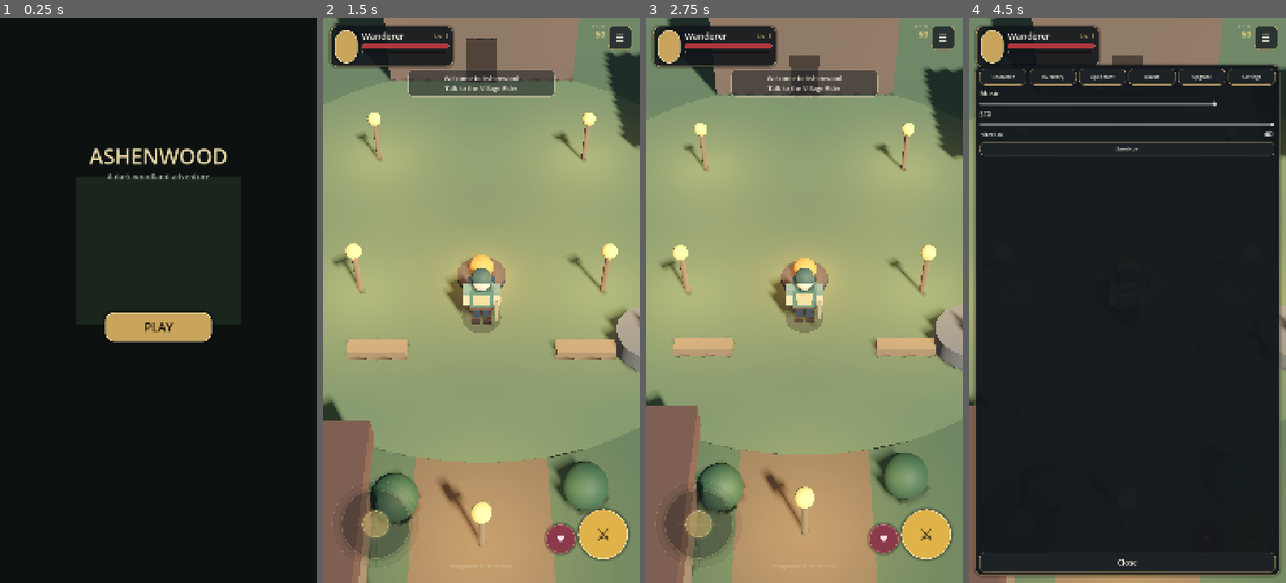
Above: before the commit, frames 1-4 (left to right).
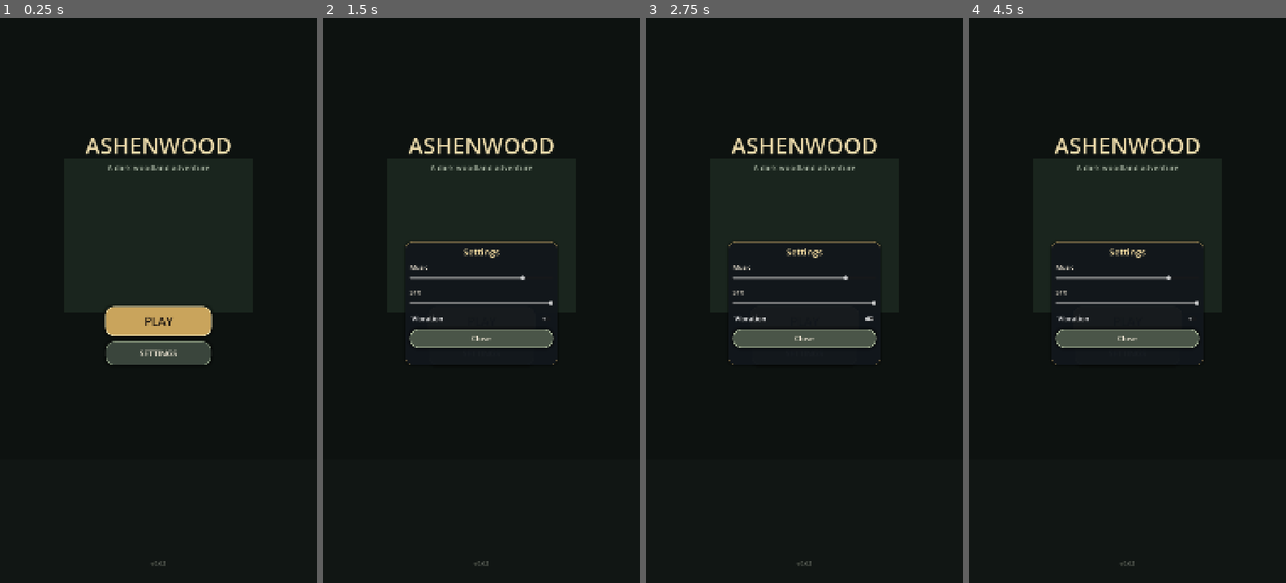
Above: after the commit, the same moments.

Repository: robb-devo/ashenwood
Game: Godot game, scene res://scenes/ui/title_screen.tscn
The game is run twice, just before and just after one commit, with the same random seed, the same clock (stepped at 60 frames per second) and the same inputs.
Inputs (mouse positions are in pixels of both pictures, inside the frame that each line leads up to):
- Up to frame 1 (0.25 s): no input
- Up to frame 2 (1.5 s): click (481, 351) at 0.5 s, where only the run after the commit has a clickable "SETTINGS"; click (481, 317) at 1.25 s, where only the run after the commit has a clickable "Vibration"
- Up to frame 3 (2.75 s): click (804, 323) at 2 s, where only the run after the commit has a clickable "PLAY"
- Up to frame 4 (4.5 s): click (1127, 323) at 2.75 s, where only the run after the commit has a clickable "PLAY"; click (1266, 40) at 3.5 s, where only the run before the commit has a clickable "☰"; click (1251, 74) at 4.25 s, where only the run before the commit has a clickable "Settings"

The runs differ from the first frame. In frame 1, 4.0% of the frame differs, in the area x 27-73%, y 21-97%; in frame 2, 98%; in frame 3, 98%, in the area x 0-100%, y 0-100%; in frame 4, 18%.

Commit message:
Polish v0.6.2: title settings and zone atmosphere.
Adds title Settings (music/SFX/vibration), cemetery/forest mood lighting, and extra auto-save triggers.

Diff:
--- a/autoload/save_service.gd
+++ b/autoload/save_service.gd
@@ -13,6 +13,8 @@
 	EventBus.player_leveled_up.connect(func(_l): save_game())
 	EventBus.quest_completed.connect(func(_q): save_game())
 	EventBus.equipment_changed.connect(func(): save_game())
+	EventBus.player_gold_changed.connect(func(_g): save_game())
+	EventBus.boss_defeated.connect(func(_id): save_game())
 	load_game()
 
 
--- a/project.godot
+++ b/project.godot
@@ -8,7 +8,7 @@
 
 config/name="Ashenwood"
 config/description="A dark fantasy mobile action RPG vertical slice set in Ashenwood village."
-config/version="0.6.1"
+config/version="0.6.2"
 config/tags=PackedStringArray("rpg", "mobile", "android", "action")
 run/main_scene="res://scenes/ui/title_screen.tscn"
 config/features=PackedStringArray("4.7", "Mobile")
--- a/scripts/player/player_controller.gd
+++ b/scripts/player/player_controller.gd
@@ -297,7 +297,21 @@
 	match _zone:
 		&"forest":
 			AudioService.play_music(&"forest_ambient")
+			_set_world_mood(Color(0.16, 0.2, 0.18), 0.007, Color(0.85, 0.95, 0.88), 0.95)
 		&"cemetery":
 			AudioService.play_music(&"cemetery_ambient")
+			_set_world_mood(Color(0.1, 0.11, 0.14), 0.012, Color(0.7, 0.78, 0.95), 0.85)
 		_:
 			AudioService.play_music(&"village_ambient")
+			_set_world_mood(Color(0.12, 0.14, 0.16), 0.0055, Color(1.0, 0.93, 0.82), 1.15)
+
+
+func _set_world_mood(bg: Color, fog_density: float, sun_color: Color, sun_energy: float) -> void:
+	var env_node := get_tree().current_scene.get_node_or_null("WorldEnvironment") as WorldEnvironment
+	if env_node and env_node.environment:
+		env_node.environment.background_color = bg
+		env_node.environment.fog_density = fog_density
+	var sun := get_tree().current_scene.get_node_or_null("Sun") as DirectionalLight3D
+	if sun:
+		sun.light_color = sun_color
+		sun.light_energy = sun_energy
--- a/scripts/ui/title_screen.gd
+++ b/scripts/ui/title_screen.gd
@@ -1,5 +1,9 @@
 extends Control
 ## Polished title screen → loads main game.
+
+const UiThemeScript = preload("res://scripts/ui/ui_theme.gd")
+
+var _settings_panel: Control
 
 
 func _ready() -> void:
@@ -13,24 +17,31 @@
 	bg.color = Color("0d1210")
 	add_child(bg)
 
+	# Soft atmospheric gradient blocks
 	var glow := ColorRect.new()
 	glow.set_anchors_preset(Control.PRESET_CENTER)
-	glow.offset_left = -280
-	glow.offset_top = -420
-	glow.offset_right = 280
-	glow.offset_bottom = 80
-	glow.color = Color(0.2, 0.28, 0.22, 0.35)
+	glow.offset_left = -320
+	glow.offset_top = -480
+	glow.offset_right = 320
+	glow.offset_bottom = 40
+	glow.color = Color(0.18, 0.26, 0.2, 0.4)
 	add_child(glow)
+
+	var mist := ColorRect.new()
+	mist.set_anchors_preset(Control.PRESET_BOTTOM_WIDE)
+	mist.offset_top = -420
+	mist.color = Color(0.08, 0.1, 0.09, 0.55)
+	add_child(mist)
 
 	var title := Label.new()
 	title.text = "ASHENWOOD"
 	title.horizontal_alignment = HORIZONTAL_ALIGNMENT_CENTER
 	title.set_anchors_preset(Control.PRESET_CENTER_TOP)
 	title.offset_left = -400
-	title.offset_top = 420
+	title.offset_top = 380
 	title.offset_right = 400
-	title.offset_bottom = 520
-	title.add_theme_font_size_override("font_size", 72)
+	title.offset_bottom = 480
+	title.add_theme_font_size_override("font_size", 76)
 	title.add_theme_color_override("font_color", Color("e8d7a8"))
 	add_child(title)
 
@@ -39,9 +50,9 @@
 	sub.horizontal_alignment = HORIZONTAL_ALIGNMENT_CENTER
 	sub.set_anchors_preset(Control.PRESET_CENTER_TOP)
 	sub.offset_left = -400
-	sub.offset_top = 520
+	sub.offset_top = 490
 	sub.offset_right = 400
-	sub.offset_bottom = 570
+	sub.offset_bottom = 540
 	sub.add_theme_font_size_override("font_size", 26)
 	sub.add_theme_color_override("font_color", Color(0.75, 0.8, 0.72, 0.8))
 	add_child(sub)
@@ -50,23 +61,110 @@
 	play.text = "PLAY"
 	play.set_anchors_preset(Control.PRESET_CENTER)
 	play.offset_left = -180
-	play.offset_top = 40
+	play.offset_top = 20
 	play.offset_right = 180
-	play.offset_bottom = 140
+	play.offset_bottom = 120
 	play.add_theme_font_size_override("font_size", 40)
-	_style_cta(play)
+	_style_cta(play, Color("c9a45c"), Color("f2e3b0"))
 	play.pressed.connect(_on_play)
 	add_child(play)
+
+	var settings := Button.new()
+	settings.text = "SETTINGS"
+	settings.set_anchors_preset(Control.PRESET_CENTER)
+	settings.offset_left = -180
+	settings.offset_top = 140
+	settings.offset_right = 180
+	settings.offset_bottom = 220
+	settings.add_theme_font_size_override("font_size", 28)
+	_style_cta(settings, Color("3a453c"), Color("8a9a80"))
+	settings.add_theme_color_override("font_color", Color("efe6d4"))
+	settings.pressed.connect(_toggle_settings)
+	add_child(settings)
+
+	var ver := Label.new()
+	ver.text = "v%s" % ProjectSettings.get_setting("application/config/version", "0.6")
+	ver.horizontal_alignment = HORIZONTAL_ALIGNMENT_CENTER
+	ver.set_anchors_preset(Control.PRESET_CENTER_BOTTOM)
+	ver.offset_left = -100
+	ver.offset_top = -80
+	ver.offset_right = 100
+	ver.offset_bottom = -40
+	ver.add_theme_font_size_override("font_size", 18)
+	ver.add_theme_color_override("font_color", Color(0.7, 0.72, 0.65, 0.5))
+	add_child(ver)
 
 	var tw := create_tween().set_loops()
 	tw.tween_property(play, "scale", Vector2(1.03, 1.03), 0.9).set_trans(Tween.TRANS_SINE)
 	tw.tween_property(play, "scale", Vector2.ONE, 0.9).set_trans(Tween.TRANS_SINE)
 
+	_build_settings()
 
-func _style_cta(btn: Button) -> void:
+
+func _build_settings() -> void:
+	_settings_panel = PanelContainer.new()
+	_settings_panel.visible = false
+	_settings_panel.set_anchors_preset(Control.PRESET_CENTER)
+	_settings_panel.offset_left = -260
+	_settings_panel.offset_top = -200
+	_settings_panel.offset_right = 260
+	_settings_panel.offset_bottom = 220
+	_settings_panel.add_theme_stylebox_override("panel", UiThemeScript.panel_dark(24, 0.95))
+	add_child(_settings_panel)
+	var v := VBoxContainer.new()
+	v.add_theme_constant_override("separation", 14)
+	_settings_panel.add_child(v)
+	var h := Label.new()
+	h.text = "Settings"
+	h.horizontal_alignment = HORIZONTAL_ALIGNMENT_CENTER
+	h.add_theme_font_size_override("font_size", 32)
+	h.add_theme_color_override("font_color", Color("ffe6a8"))
+	v.add_child(h)
+	_add_slider(v, "Music", AudioService.music_volume, func(val): AudioService.set_music_volume(val))
+	_add_slider(v, "SFX", AudioService.sfx_volume, func(val): AudioService.set_sfx_volume(val))
+	var vib := CheckButton.new()
+	vib.text = "Vibration"
+	vib.button_pressed = AudioService.vibration_enabled
+	vib.add_theme_font_size_override("font_size", 24)
+	vib.toggled.connect(func(on): AudioService.set_vibration_enabled(on))
+	v.add_child(vib)
+	var close := Button.new()
+	close.text = "Close"
+	close.custom_minimum_size = Vector2(0, 64)
+	close.add_theme_font_size_override("font_size", 26)
+	_style_cta(close, Color("4a5548"), Color("aab89a"))
+	close.add_theme_color_override("font_color", Color("efe6d4"))
+	close.pressed.connect(func(): _settings_panel.visible = false)
+	v.add_child(close)
+
+
+func _add_slider(parent: Control, label: String, value: float, on_change: Callable) -> void:
+	var row := VBoxContainer.new()
+	parent.add_child(row)
+	var l := Label.new()
+	l.text = label
+	l.add_theme_font_size_override("font_size", 22)
+	l.add_theme_color_override("font_color", Color("efe6d4"))
+	row.add_child(l)
+	var s := HSlider.new()
+	s.min_value = 0.0
+	s.max_value = 1.0
+	s.step = 0.05
+	s.value = value
+	s.custom_minimum_size = Vector2(0, 36)
+	s.value_changed.connect(on_change)
+	row.add_child(s)
+
+
+func _toggle_settings() -> void:
+	AudioService.play_ui(&"ui_click")
+	_settings_panel.visible = not _settings_panel.visible
+
+
+func _style_cta(btn: Button, fill: Color, border: Color) -> void:
 	var n := StyleBoxFlat.new()
-	n.bg_color = Color("c9a45c")
-	n.border_color = Color("f2e3b0")
+	n.bg_color = fill
+	n.border_color = border
 	n.set_border_width_all(3)
 	n.set_corner_radius_all(28)
 	n.shadow_color = Color(0, 0, 0, 0.4)
Not shown, changed: export_presets.cfg
